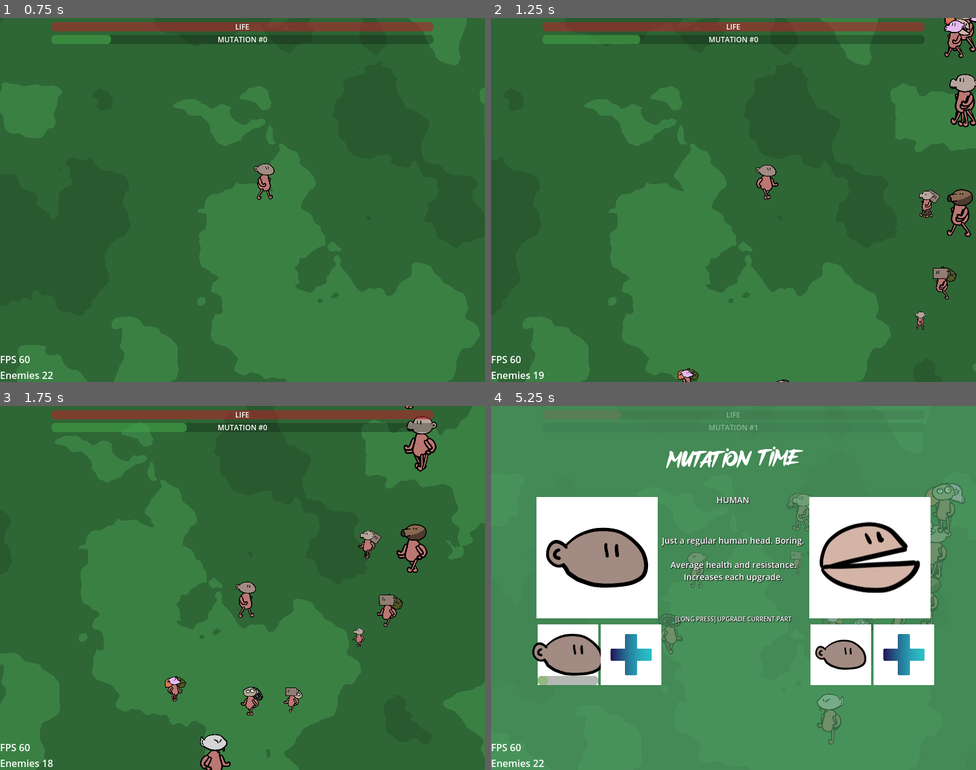
Above: before the commit, frames 1-4 (two rows, left to right).
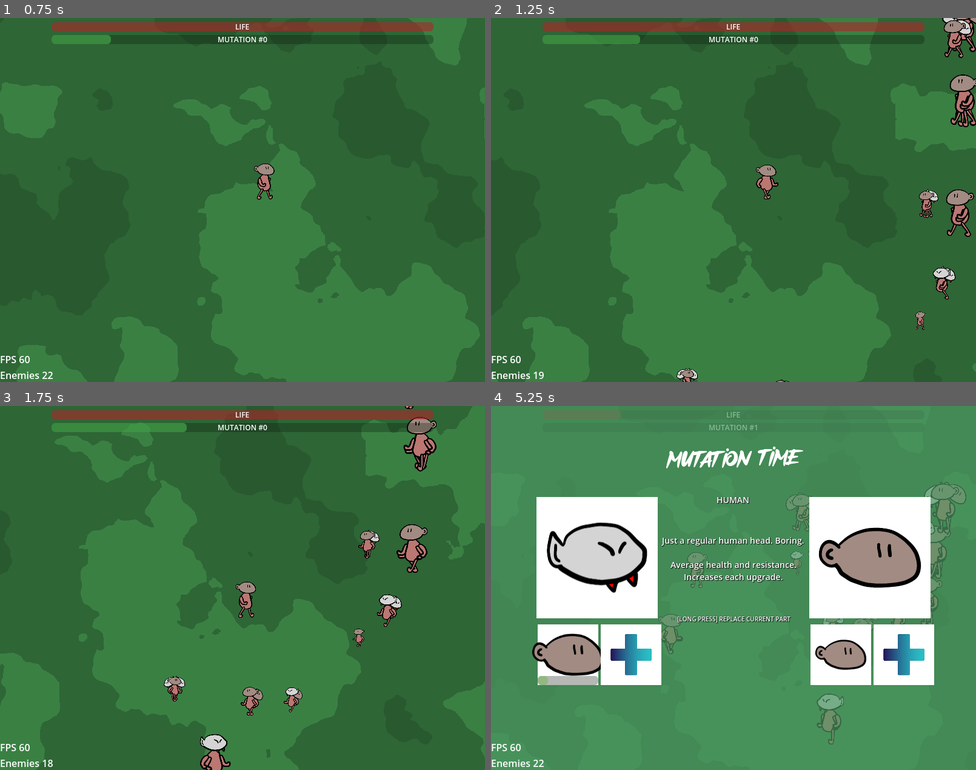
Above: after the commit, the same moments.

Repository: tomeyro/abomi-nation
Game: Godot game, scene res://scenes/level/level.tscn
Two runs of this game, one before a commit and one after it. Both use one fixed random seed, a clock stepped at 60 frames per second and the inputs below.
Inputs (mouse positions are in pixels of both pictures, inside the frame that each line leads up to):
- Up to frame 1 (0.75 s): move the mouse to (349, 181) at 0.52 s; hold D (right) from 0.53 s (still down); click (349, 181) at 0.67 s
- Up to frame 2 (1.25 s): keep holding D (right)
- Up to frame 3 (1.75 s): move the mouse to (145, 606) at 1.27 s; release D (right) at 1.28 s; hold S (down) from 1.28 s (still down)
- Up to frame 4 (5.25 s): move the mouse to (782, 507) at 2.02 s; release S (down) at 2.03 s; hold D (right) 2.03-2.78 s; move the mouse to (709, 660) at 2.77 s; hold W (up) 2.78-3.53 s; click (709, 660) at 2.92 s; move the mouse to (879, 642) at 3.52 s; hold A (left) 3.53-5.03 s; move the mouse to (588, 533) at 4.27 s; move the mouse to (568, 653) at 5.02 s; hold S (down) from 5.03 s (still down); click (568, 653) at 5.17 s

Frame 1 is identical in both runs. In frame 2, 1.0% of the frame differs, in the area x 38-100%, y 0-100%; in frame 3, 0.8%; in frame 4, 6.7%, in the area x 11-98%, y 20-62%.

Commit message:
Add basic body part process logic, Prevent duplicate parts during mutation

Diff:
--- a/autoloads/globals.gd
+++ b/autoloads/globals.gd
@@ -24,6 +24,8 @@
 		var res := DirAccess.open(part_dir)
 		parts[part] = []
 		for file in res.get_files():
+			if not file.begins_with("vampire") and not file.begins_with("human"):
+				continue
 			if file.ends_with(".tres"):
 				parts[part].append(load(part_dir + "/" + file))
 
--- a/scenes/body/body.gd
+++ b/scenes/body/body.gd
@@ -1,5 +1,6 @@
 #@tool
 extends Node2D
+class_name Body
 
 
 @export var bodies: Array[PartResource]
@@ -49,7 +50,7 @@
 			break
 
 
-func get_part(part_name: String, part_idx: int):
+func get_part(part_name: String, part_idx: int) -> Part:
 	var part_container: Marker2D = get_node(part_name.to_lower().capitalize()).get_child(part_idx)
 	if part_container.get_child_count():
 		return part_container.get_child(0)
@@ -57,4 +58,6 @@
 
 
 func level_up_part(part_name: String, part_idx: int):
-	print("LEVEL UP PART!!", get_part(part_name, part_idx))
+	var part: Part = get_part(part_name, part_idx)
+	if part:
+		part.level += 1
--- a/scenes/level/mutation_block.gd
+++ b/scenes/level/mutation_block.gd
@@ -33,7 +33,7 @@
 		option.gui_input.connect(_on_option_gui_input.bind(option))
 
 
-func randomize_option(char: Char, not_part: String = ""):
+func randomize_option(char: Char, not_part: PartResource = null):
 	self.char = char
 	part_name = Globals.parts.keys().pick_random()
 	part_name = "heads"
@@ -41,6 +41,10 @@
 	for child in part_node.get_children():
 		child.queue_free()
 	part_res = Globals.parts[part_name].pick_random()
+
+	if part_res == not_part:
+		return randomize_option(char, not_part)
+
 	var part: Part = part_res.tscn.instantiate()
 	var part_sprite: Sprite2D = part.sprite.duplicate()
 	part_sprite.position = Vector2.ZERO
--- a/scenes/level/mutation_screen.gd
+++ b/scenes/level/mutation_screen.gd
@@ -38,7 +38,7 @@
 func _on_mutation(char: Char) -> void:
 	get_tree().paused = true
 	mutation_block_1.randomize_option(char)
-	mutation_block_2.randomize_option(char, mutation_block_1.part_name)
+	mutation_block_2.randomize_option(char, mutation_block_1.part_res)
 	visible = true
 
 
--- a/scenes/parts/heads/black_hole.tres
+++ b/scenes/parts/heads/black_hole.tres
@@ -1,7 +1,11 @@
-[gd_resource type="Resource" script_class="PartResource" load_steps=3 format=3 uid="uid://darovatu7ry5"]
+[gd_resource type="Resource" script_class="PartResource" load_steps=4 format=3 uid="uid://darovatu7ry5"]
 
 [ext_resource type="Script" path="res://scenes/parts/part_resource.gd" id="1_sfwr8"]
 [ext_resource type="PackedScene" uid="uid://ctqv814n14nuo" path="res://scenes/parts/heads/black_hole.tscn" id="2_i3moa"]
+
+[sub_resource type="GDScript" id="GDScript_11yhy"]
+script/source = "func process():
+	pass"
 
 [resource]
 script = ExtResource("1_sfwr8")
@@ -14,4 +18,5 @@
 speed = 0.0
 defense = 0.0
 attack = 0.0
+code = SubResource("GDScript_11yhy")
 metadata/area_size = 1.0
--- /dev/null
+++ b/scenes/parts/heads/vampire.gd
@@ -0,0 +1,19 @@
+extends Part
+
+
+var hurt_cooldown_duration: float = 1.0
+@onready var hurt_cooldown: float = hurt_cooldown_duration
+
+
+# Called when the node enters the scene tree for the first time.
+func _ready() -> void:
+	pass
+
+
+# Called every frame. 'delta' is the elapsed time since the previous frame.
+func _process(delta: float) -> void:
+	if char:
+		hurt_cooldown = maxf(hurt_cooldown - delta, 0.0)
+		if not hurt_cooldown:
+			char.hurt(1 + (5 * (level - 1)))
+			hurt_cooldown = hurt_cooldown_duration
--- a/scenes/parts/heads/vampire.tscn
+++ b/scenes/parts/heads/vampire.tscn
@@ -1,10 +1,10 @@
 [gd_scene load_steps=3 format=3 uid="uid://by3ggt4lg1fjl"]
 
-[ext_resource type="Script" path="res://scenes/parts/part.gd" id="1_p7t7j"]
+[ext_resource type="Script" path="res://scenes/parts/heads/vampire.gd" id="1_xmsn3"]
 [ext_resource type="Texture2D" uid="uid://bmbdgne4wys5" path="res://assets/sprites/Heads/Vampire.png" id="2_v275r"]
 
 [node name="Head" type="Node2D"]
-script = ExtResource("1_p7t7j")
+script = ExtResource("1_xmsn3")
 
 [node name="Head" type="Sprite2D" parent="."]
 position = Vector2(2.08165e-12, -42)
--- a/scenes/parts/part.gd
+++ b/scenes/parts/part.gd
@@ -19,11 +19,9 @@
 		return _sprite
 
 
-# Called when the node enters the scene tree for the first time.
-func _ready() -> void:
-	pass # Replace with function body.
+@onready var body: Body = get_parent().get_parent().get_parent()
+@onready var body_owner: Node2D = body.get_parent()
+@onready var is_char: bool = body_owner is Char
+@onready var char: Char = (body_owner as Char) if is_char else null
 
-
-# Called every frame. 'delta' is the elapsed time since the previous frame.
-func _process(delta: float) -> void:
-	pass
+var level: int = 1
--- a/scenes/parts/part_resource.gd
+++ b/scenes/parts/part_resource.gd
@@ -11,6 +11,4 @@
 @export var defense := 0.0
 @export var attack := 0.0
 
-
-func process(delta: float):
-	pass
+@export var code: Script
